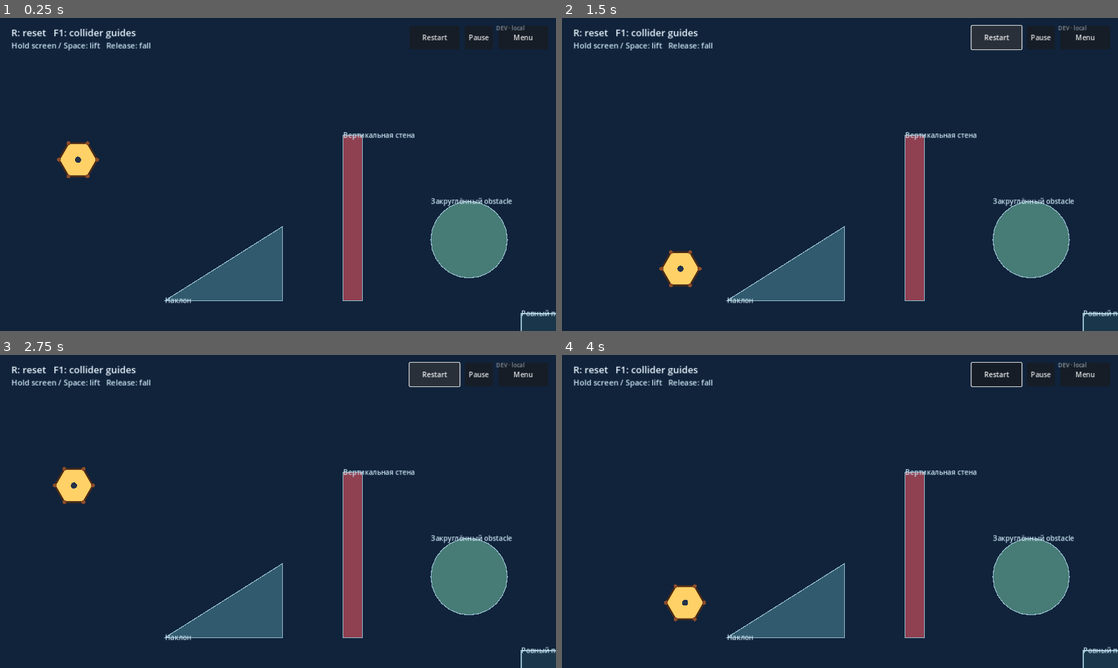
Above: before the commit, frames 1-4 (two rows, left to right).
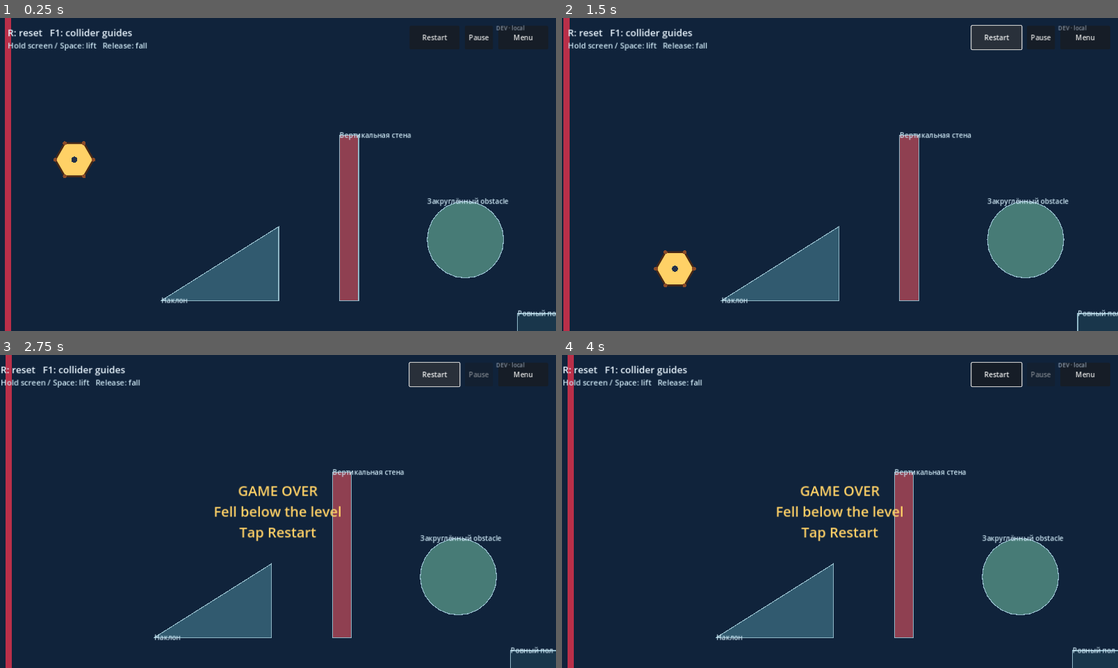
Above: after the commit, the same moments.

Repository: ted7007/test-ai-game
Game: Godot game, scene res://experiments/physics_playground/physics_playground.tscn
Same seed, same stepped clock (60 frames per second), same inputs: the game is played once before the commit and once after it. This scene is started directly instead of the project's main scene.
Inputs (mouse positions are in pixels of both pictures, inside the frame that each line leads up to):
- Up to frame 1 (0.25 s): no input
- Up to frame 2 (1.5 s): click "Restart" at 0.5 s; click "Restart" at 1.25 s
- Up to frame 3 (2.75 s): click "Restart" at 2 s
- Up to frame 4 (4 s): click (1073, 364) at 2.75 s, where only the run before the commit has a clickable "DEV · local"; click (1073, 364) at 3.5 s, where only the run before the commit has a clickable "DEV · local"

The runs differ from the first frame. In frame 1, 4.2% of the frame differs, in the area x 0-100%, y 0-100%; in frame 2, 5.0%; in frame 3, 8.0%; in frame 4, 8.0%.
Error in both runs: Invalid assignment of property or key 'max_length' with value of type 'float' on a base object of type 'DampedSpringJoint2D'. (res://experiments/physics_playgr…

Commit message:
Add scrolling death boundary to playground

Diff:
--- a/experiments/physics_playground/physics_playground.gd
+++ b/experiments/physics_playground/physics_playground.gd
@@ -2,24 +2,39 @@
 
 const WORLD_WIDTH := 2400.0
 const FLOOR_Y := 650.0
+const HALF_VIEW_WIDTH := 640.0
 
 @export var show_collider_guides := false
+@export_range(0.0, 300.0, 5.0, "suffix:px/s") var camera_scroll_speed := 55.0
+@export_range(0.0, 160.0, 5.0, "suffix:px") var left_wall_inset := 20.0
+@export_range(720.0, 1200.0, 10.0, "suffix:px") var fall_death_y := 820.0
 @onready var blob: PrototypeABlob = $PrototypeABlob
 @onready var camera: Camera2D = $Camera2D
 
 var _terrain_guides: Array[PackedVector2Array] = []
 var _terrain_colors: Array[Color] = []
 var _pause_button: Button
+var _game_over_label: Label
+var _camera_x := HALF_VIEW_WIDTH
+var _game_over := false
 
 func _ready() -> void:
 	_build_course()
 	_build_mobile_controls()
 	queue_redraw()
 
-func _physics_process(_delta: float) -> void:
-	if blob.get_center_position().y > 820.0 or blob.needs_safety_reset():
+func _physics_process(delta: float) -> void:
+	if _game_over:
+		return
+	if blob.needs_safety_reset():
 		blob.reset_to_start()
-	camera.global_position = Vector2(clampf(blob.get_center_position().x, 640.0, WORLD_WIDTH - 640.0), 360.0)
+		_reset_camera()
+	_camera_x = minf(_camera_x + camera_scroll_speed * delta, WORLD_WIDTH - HALF_VIEW_WIDTH)
+	camera.global_position = Vector2(_camera_x, 360.0)
+	if blob.get_center_position().y > fall_death_y:
+		_game_over_now("Fell below the level")
+	elif blob.get_leftmost_position() <= _left_wall_x():
+		_game_over_now("Caught by the left wall")
 	queue_redraw()
 
 func _input(event: InputEvent) -> void:
@@ -61,9 +76,24 @@
 	menu.custom_minimum_size = Vector2(115, 54)
 	menu.pressed.connect(_return_to_menu)
 	controls.add_child(menu)
+	_game_over_label = Label.new()
+	_game_over_label.process_mode = Node.PROCESS_MODE_ALWAYS
+	_game_over_label.set_anchors_preset(Control.PRESET_CENTER)
+	_game_over_label.position = Vector2(-300, -90)
+	_game_over_label.size = Vector2(600, 180)
+	_game_over_label.horizontal_alignment = HORIZONTAL_ALIGNMENT_CENTER
+	_game_over_label.vertical_alignment = VERTICAL_ALIGNMENT_CENTER
+	_game_over_label.add_theme_font_size_override("font_size", 32)
+	_game_over_label.add_theme_color_override("font_color", Color("ffd166"))
+	_game_over_label.visible = false
+	layer.add_child(_game_over_label)
 
 func _restart() -> void:
+	_game_over = false
+	_game_over_label.visible = false
+	_pause_button.disabled = false
 	_set_paused(false)
+	_reset_camera()
 	blob.reset_to_start()
 
 func _toggle_pause() -> void:
@@ -73,6 +103,21 @@
 	blob.set_touch_lift(false)
 	get_tree().paused = paused
 	_pause_button.text = "Play" if paused else "Pause"
+
+func _game_over_now(reason: String) -> void:
+	_game_over = true
+	blob.set_touch_lift(false)
+	_game_over_label.text = "GAME OVER\n%s\nTap Restart" % reason
+	_game_over_label.visible = true
+	_pause_button.disabled = true
+	get_tree().paused = true
+
+func _reset_camera() -> void:
+	_camera_x = HALF_VIEW_WIDTH
+	camera.global_position = Vector2(_camera_x, 360.0)
+
+func _left_wall_x() -> float:
+	return _camera_x - HALF_VIEW_WIDTH + left_wall_inset
 
 func _return_to_menu() -> void:
 	_set_paused(false)
@@ -149,6 +194,7 @@
 		var guide := _terrain_guides[i]
 		draw_colored_polygon(guide, _terrain_colors[i])
 		draw_polyline(guide + PackedVector2Array([guide[0]]), Color("90b7c6"), 2.0)
+	draw_rect(Rect2(_left_wall_x() - 14.0, 0.0, 14.0, 720.0), Color("b92f49"))
 	if show_collider_guides:
 		draw_string(ThemeDB.fallback_font, Vector2(26, 42), "F1: collider guides ON", HORIZONTAL_ALIGNMENT_LEFT, -1, 22, Color("ffe29a"))
 	else:
--- a/experiments/physics_playground/prototype_a_blob.gd
+++ b/experiments/physics_playground/prototype_a_blob.gd
@@ -58,6 +58,12 @@
 
 func get_center_position() -> Vector2:
 	return center_body.global_position
+
+func get_leftmost_position() -> float:
+	var leftmost := center_body.global_position.x - center_radius
+	for body in outer_bodies:
+		leftmost = minf(leftmost, body.global_position.x - outer_radius)
+	return leftmost
 
 func needs_safety_reset() -> bool:
 	for body in outer_bodies:
